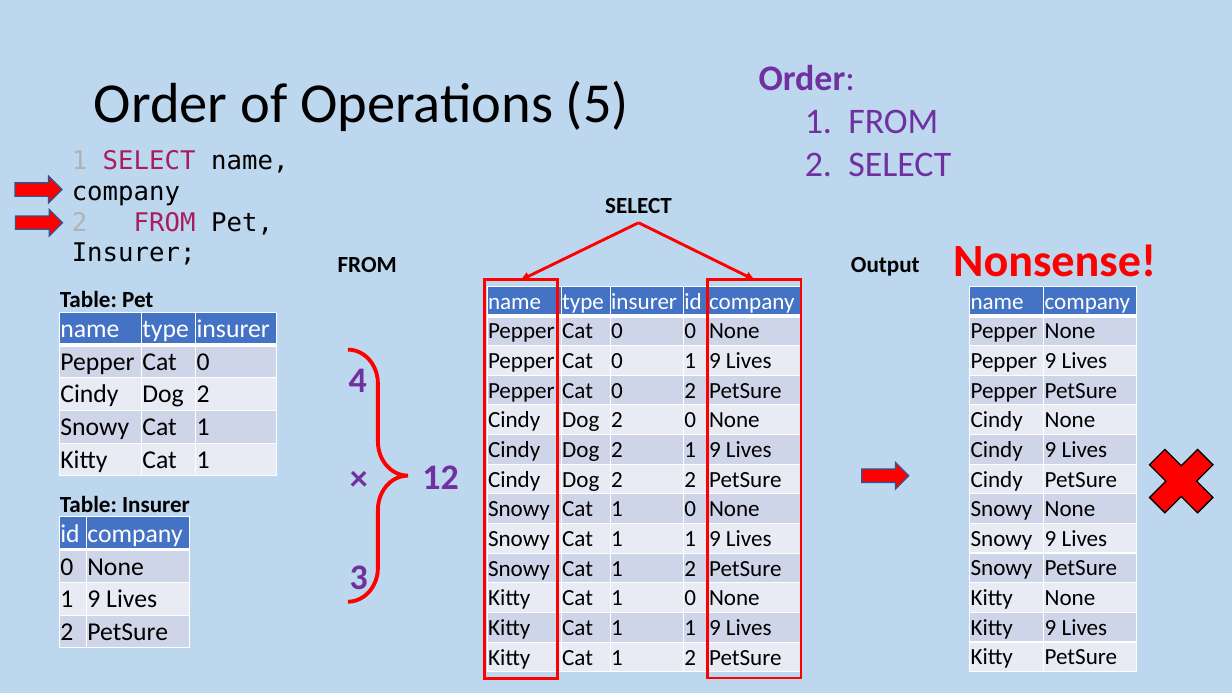
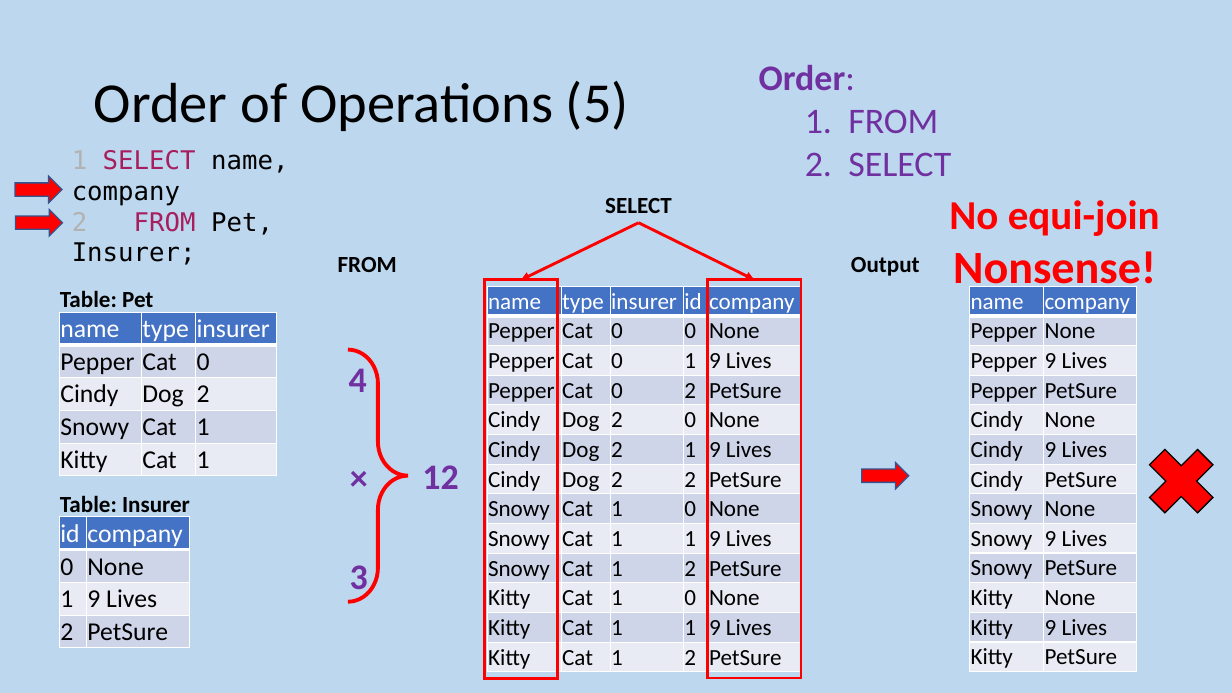
Before and after one commit to MrFriendCS/MrFriendCS.github.io, a slide deck: slide 82 of n5/ddd/N5 CS DDD Slides.pptx. Drawn at 1232x693 pixels with LibreOffice and Linux fonts; fonts in the diff are those of the drawing. Boxes give left, top, right and bottom in pixels: in the first picture for what was removed or moved away, otherwise in the second. Text is boxed around its words. In the diff, an @@ line names an element or a change of style, - is before the commit and + after.

```diff
--- a/n5/ddd/N5 CS DDD Slides.pptx
+++ b/n5/ddd/N5 CS DDD Slides.pptx
@@ text "No equi-join" moved from (x1=953, y1=244, x2=1156, y2=287) to (x1=949, y1=200, x2=1160, y2=295) @@
@@ text at (x1=949, y1=200, x2=1160, y2=236): paragraph added @@
+No equi-join
```
Also in this commit, not shown: 2 slides added, 8 other files.
